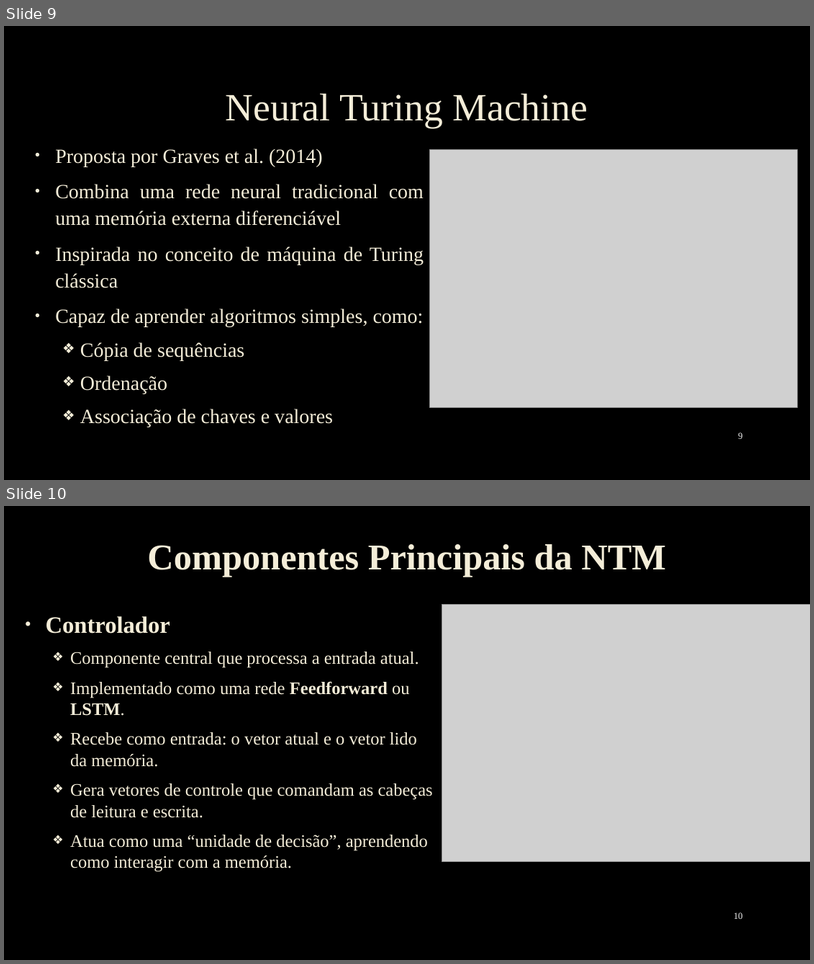
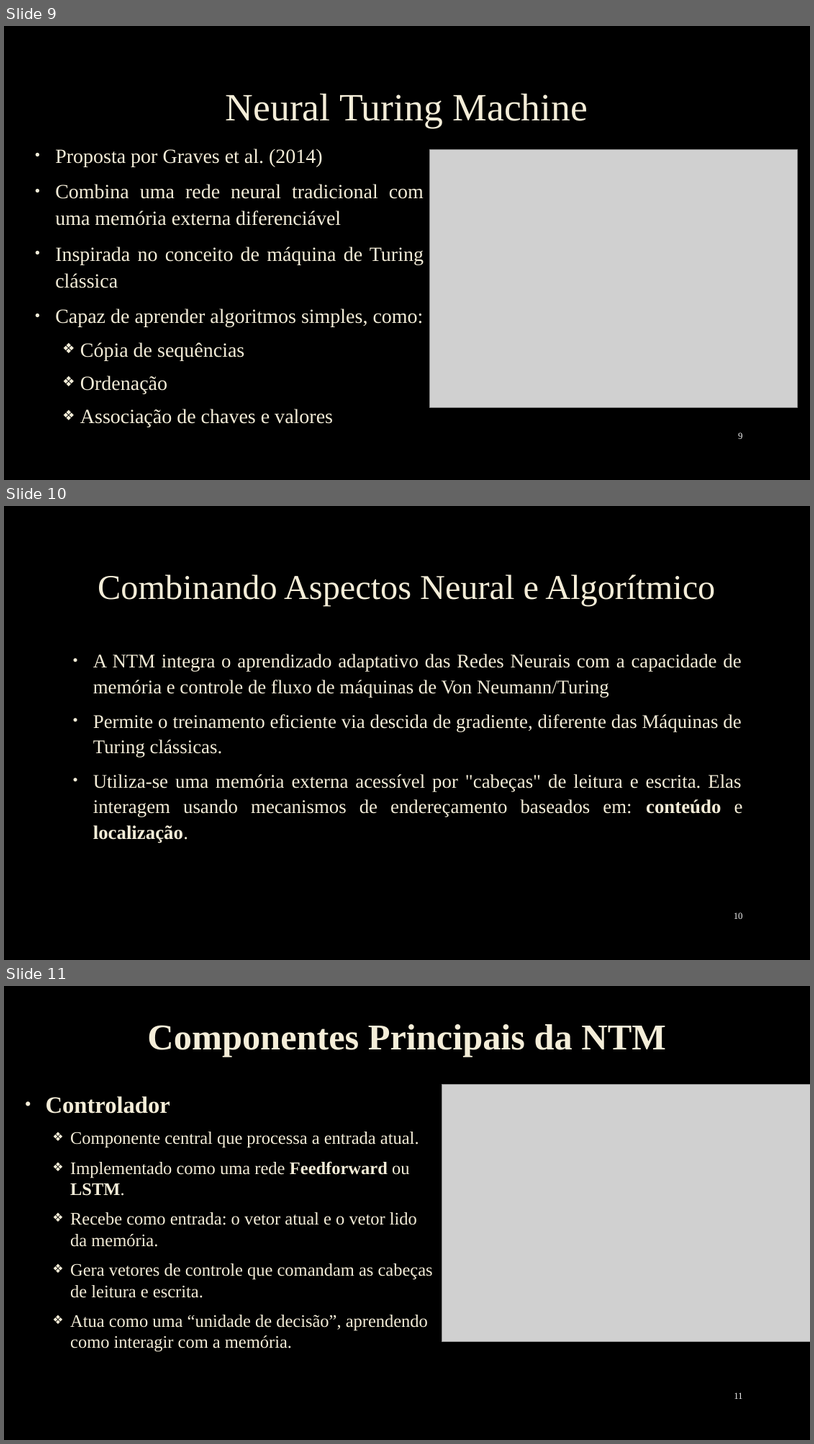
Before and after one commit to EmanuelSilva69/Neural_Turing_Machine_Criadorara, a slide deck: Slide/apresentação NTM.pptx. Shown one above the other, each under a label of ours: slides 9 and 10 before the commit, slides 9, 10 and 11 after it. The pictures are 814x964 and 814x1444 pixels, drawn with LibreOffice and Linux fonts; fonts in the diff are those of the drawing; grey boxes stand for pictures; background and template pictures are left out. Boxes give left, top, right and bottom in pixels: in the first picture for what was removed or moved away, otherwise in the second. Text is boxed around its words. In the diff, an @@ line names an element or a change of style, - is before the commit and + after.

```diff
--- a/Slide/apresentação NTM.pptx
+++ b/Slide/apresentação NTM.pptx
@@ slide 10 added at (4,506,810,960), background picture (left out) @@
@@ title added at (98,574,715,605), 41.4 pt, text #F4EDD8 @@
+Combinando Aspectos Neural e Algorítmico
@@ text added at (93,654,743,842), 23 pt, text #F4EDD8 @@
+• A NTM integra o aprendizado adaptativo das Redes Neurais com a capacidade de memória e controle de fluxo de máquinas de Von Neumann/Turing
+• Permite o treinamento eficiente via descida de gradiente, diferente das Máquinas de Turing clássicas.
+• Utiliza-se uma memória externa acessível por "cabeças" de leitura e escrita. Elas interagem usando mecanismos de endereçamento baseados em: conteúdo e localização.
@@ page number added at (734,912,743,919), 11 pt, text #F2F2F2 @@
+10
@@ what was slide 10 is now slide 11 @@
@@ page number at (734,1392,743,1399): text changed @@
-10
+11
```
Also in this commit, not shown: 17 slides changed, 4 other slides added.
